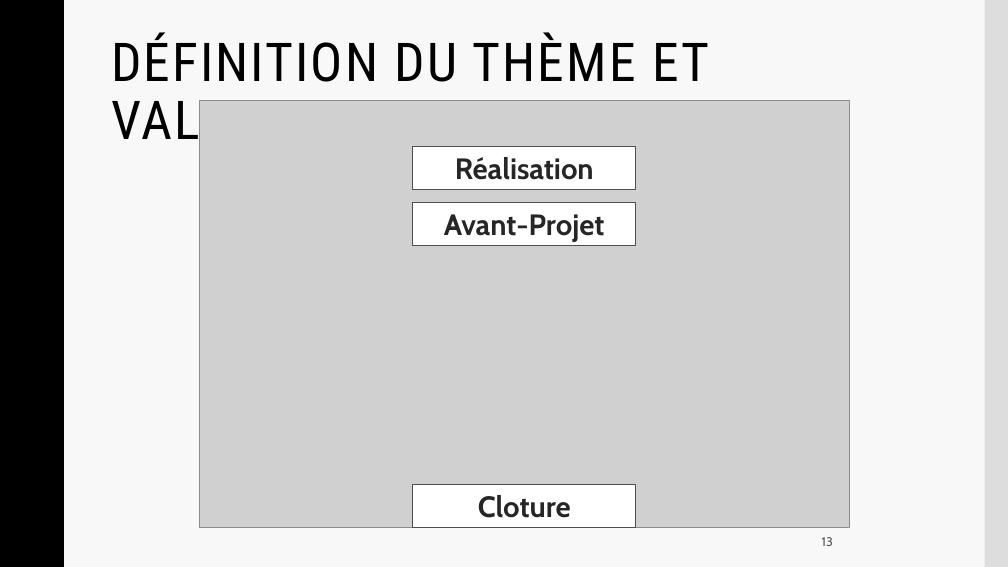
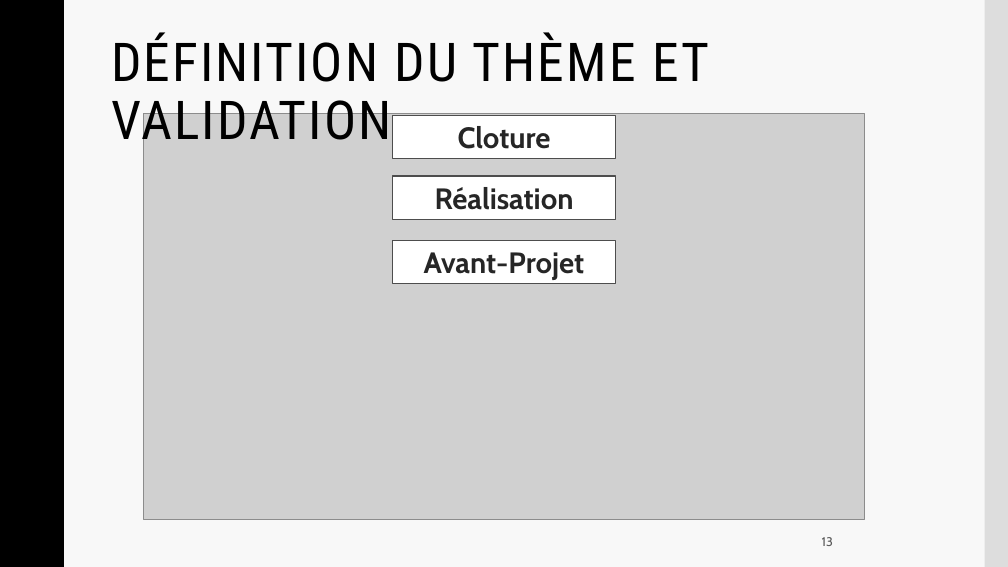
Before and after one commit to Frizzbii/Serious-Game-MMI, a slide deck: slide 13 of presentation2.pptx. Drawn at 1008x567 pixels with LibreOffice and Linux fonts; fonts in the diff are those of the drawing; grey boxes stand for pictures; background and template pictures are left out. Boxes give left, top, right and bottom in pixels: in the first picture for what was removed or moved away, otherwise in the second. Text is boxed around its words. In the diff, an @@ line names an element or a change of style, - is before the commit and + after.

```diff
--- a/presentation2.pptx
+++ b/presentation2.pptx
@@ picture: place and size @@
-picture at [199, 101, 849, 528]
+picture at [144, 114, 865, 520]
@@ rectangle "Cloture": place and size @@
-rectangle "Cloture" at [413, 485, 636, 528]
+rectangle "Cloture" at [392, 116, 616, 159]
@@ rectangle "Réalisation": place and size @@
-rectangle "Réalisation" at [413, 146, 636, 189]
+rectangle "Réalisation" at [392, 176, 616, 219]
@@ rectangle "Avant-Projet": place and size @@
-rectangle "Avant-Projet" at [413, 203, 636, 246]
+rectangle "Avant-Projet" at [392, 240, 616, 284]
```
Also in this commit, not shown: 1 other file.
